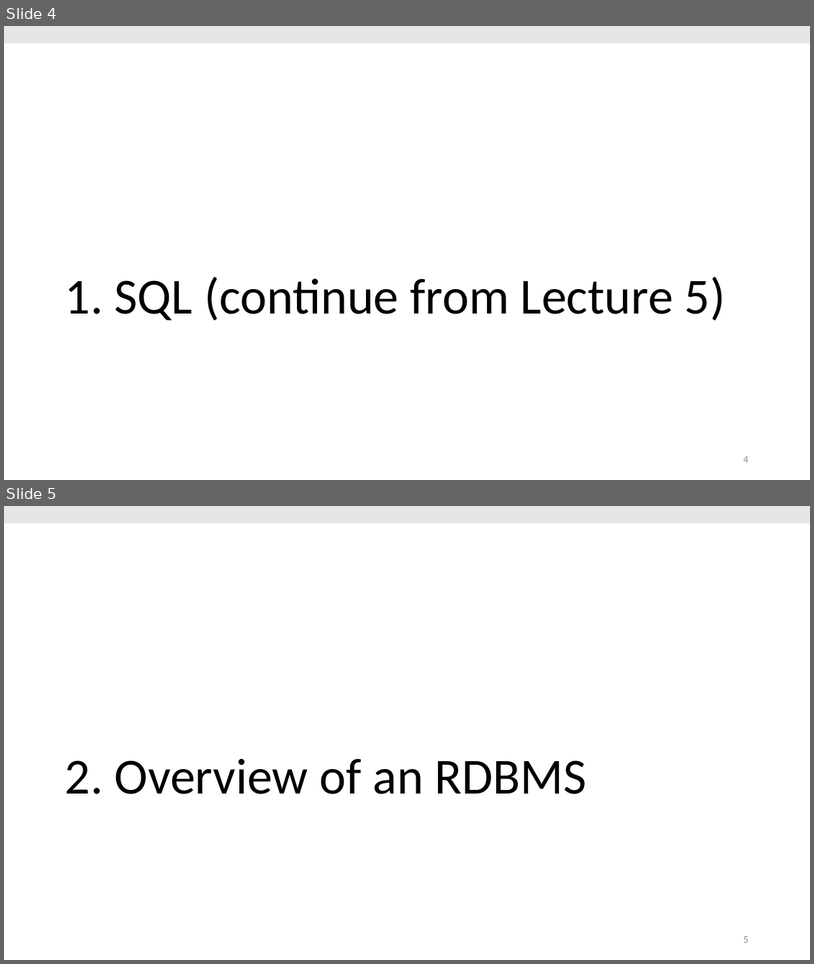
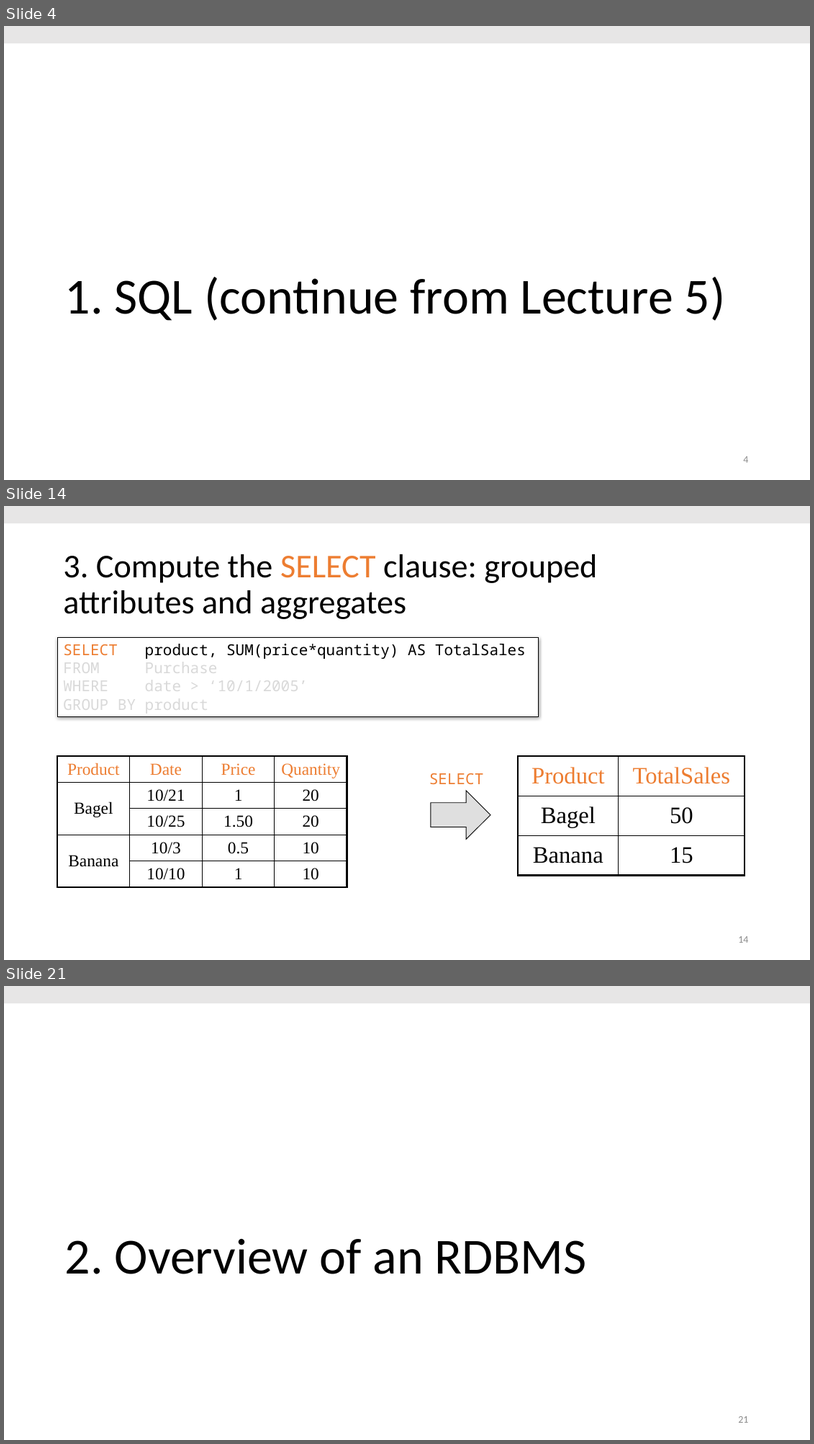
Before and after one commit to thodrek/cs639_spring19, a slide deck: lectures/lecture-6/Lecture_6_Princ.pptx. Shown one above the other, each under a label of ours: slides 4 and 5 before the commit, slides 4, 14 and 21 after it; the slides between them are not shown. The pictures are 814x964 and 814x1444 pixels, drawn with LibreOffice and Linux fonts; fonts in the diff are those of the drawing. Boxes give left, top, right and bottom in pixels: in the first picture for what was removed or moved away, otherwise in the second. Text is boxed around its words. In the diff, an @@ line names an element or a change of style, - is before the commit and + after.

```diff
--- a/lectures/lecture-6/Lecture_6_Princ.pptx
+++ b/lectures/lecture-6/Lecture_6_Princ.pptx
@@ slide 14 added at [4, 506, 810, 960], background #FFFFFF @@
@@ rectangle added at [4, 506, 810, 523], fill #E7E6E6 @@
@@ title added at [63, 554, 597, 619], 39.6 pt, text #000000 @@
+3. Compute the SELECT clause: grouped attributes and aggregates
@@ rectangle added at [57, 637, 538, 716], fill #FFFFFF, outline #000000 0.75 pt, 18 pt, text #D9D9D9 @@
+SELECT product, SUM(price*quantity) AS TotalSales
+FROM Purchase
+WHERE date > ‘10/1/2005’
+GROUP BY product
@@ table added at [57, 756, 347, 887], 5 rows, 4 columns @@
+Product | Date | Price | Quantity
+Bagel | 10/21 | 1 | 20
+ | 10/25 | 1.50 | 20
+Banana | 10/3 | 0.5 | 10
+ | 10/10 | 1 | 10
@@ table added at [518, 756, 745, 875], 3 rows, 2 columns @@
+Product | TotalSales
+Bagel | 50
+Banana | 15
@@ text added at [430, 773, 484, 784], 18 pt, text #ED7D31 @@
+SELECT
@@ right arrow added at [431, 790, 491, 839], fill #C0C0C0 at 50% opacity, outline #000000 0.75 pt @@
@@ page number added at [738, 936, 748, 942], 12 pt, text #8C8C8C @@
+14
@@ what was slide 5 is now slide 21 @@
@@ page number at [738, 1416, 748, 1422]: text changed @@
-5
+21
```
Also in this commit, not shown: 15 other slides added, 3 other files.
